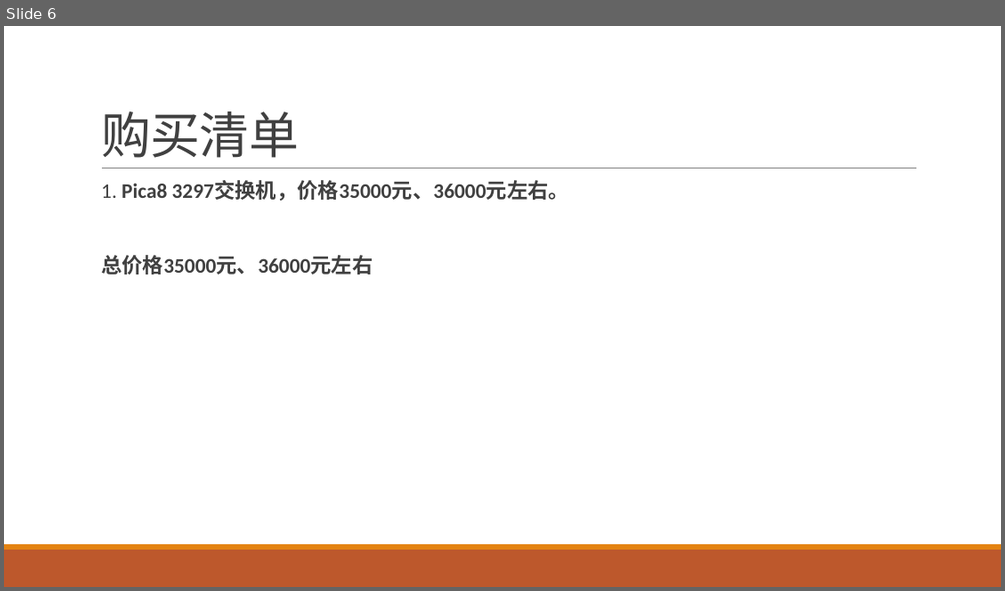
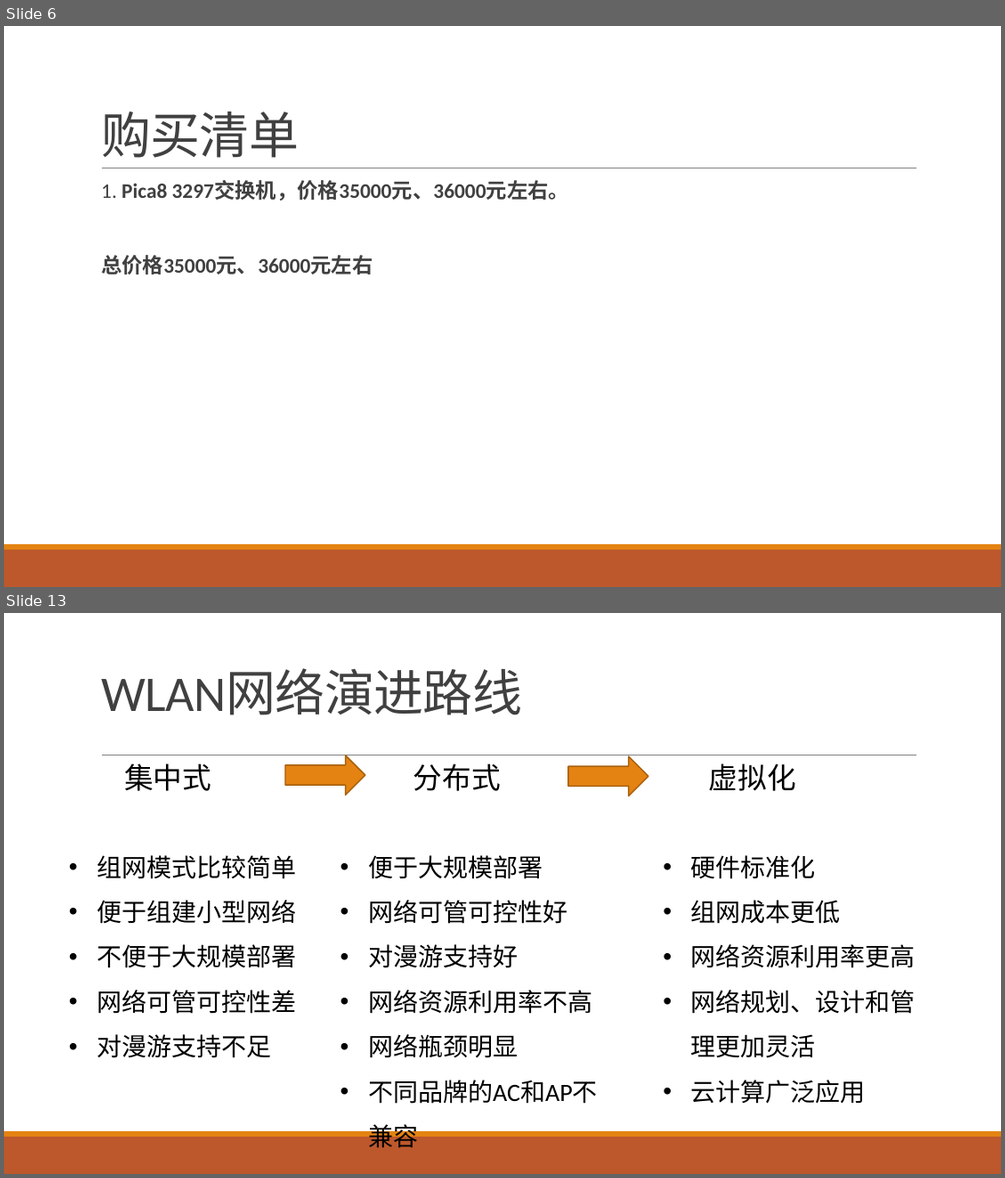
Before and after one commit to gittry1/gittry1.github.io, a slide deck: sysdjsdn/sysdjsdn.pptx. Shown one above the other, each under a label of ours: slide 6 before the commit, slides 6 and 13 after it; the slides between them are not shown. The pictures are 1005x591 and 1005x1178 pixels, drawn with LibreOffice and Linux fonts; fonts in the diff are those of the drawing. Boxes give left, top, right and bottom in pixels: in the first picture for what was removed or moved away, otherwise in the second. Text is boxed around its words. In the diff, an @@ line names an element or a change of style, - is before the commit and + after.

```diff
--- a/sysdjsdn/sysdjsdn.pptx
+++ b/sysdjsdn/sysdjsdn.pptx
@@ slide 13 added at box(4, 613, 1001, 1174), background #FFFFFF; not listed: 3 template elements that a slide beside it also shows @@
@@ title added at box(101, 669, 522, 715), 48 pt, text #404040 @@
+WLAN网络演进路线
@@ text added at box(124, 763, 796, 791), 28 pt, text #000000 @@
+集中式 分布式 虚拟化
@@ right arrow added at box(285, 755, 365, 795), fill #E48312, outline #A9610D 1.25 pt @@
@@ right arrow added at box(568, 756, 648, 796), fill #E48312, outline #A9610D 1.25 pt @@
@@ text added at box(97, 855, 296, 1058), 24 pt, text #000000 @@
+• 组网模式比较简单
+• 便于组建小型网络
+• 不便于大规模部署
+• 网络可管可控性差
+• 对漫游支持不足
@@ text added at box(368, 855, 598, 1103), 24 pt, text #000000 @@
+• 便于大规模部署
+• 网络可管可控性好
+• 对漫游支持好
+• 网络资源利用率不高
+• 网络瓶颈明显
+• 不同品牌的AC和AP不兼容
@@ text added at box(691, 855, 915, 1103), 24 pt, text #000000 @@
+• 硬件标准化
+• 组网成本更低
+• 网络资源利用率更高
+• 网络规划、设计和管理更加灵活
+• 云计算广泛应用
```
Also in this commit, not shown: 2 slides changed, 30 other slides added, 1 other file.
